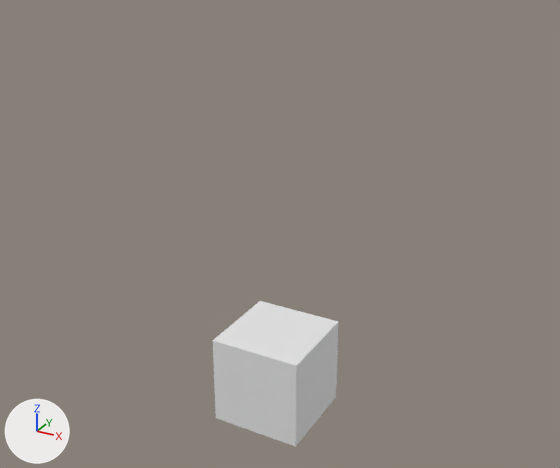
Before and after pictures for a commit that changed the FBX model FBX/box.FBX.
The view is the same before and after, from a camera (50 mm lens) standing at (3.59, -3.91, 5.41) and looking at (0.22, 2.21, 2.35). Arrows for +X, +Y and +Z are at lower left; the lights stay in place. Where no turn or scale is listed for an object, it has been applied to the vertices.
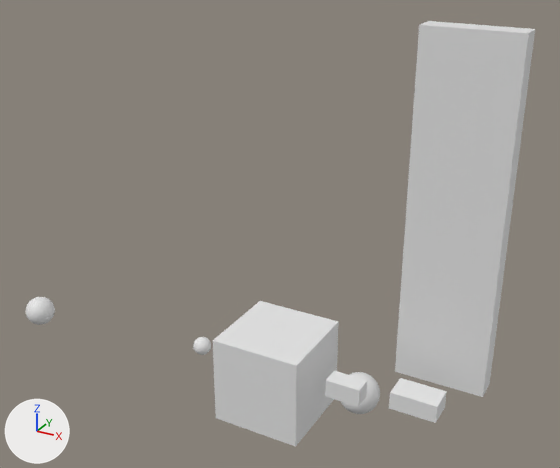
The newer file is also turned or shifted as a whole; pictures and numbers use the older file's frame.

The change, as JSON lines over the scene's bpy script:
```json
{"op": "add", "block": "me_mesh_002", "code": ["me_mesh_002 = bpy.data.meshes.new('Mesh.002')", "me_mesh_002.from_pydata(...)  # a UV sphere (32 segments, 16 rings, poles along y) spanning x -0.106..0.106, y -0.106..0.106, z -0.106..0.106"]}
{"op": "add", "block": "me_mesh_006", "code": ["me_mesh_006 = bpy.data.meshes.new('Mesh.006')", "me_mesh_006.from_pydata(...)  # a box spanning x -0.44..0.44, y -0.12..0.12, z 0.0..3.37"]}
{"op": "add", "block": "me_mesh_005", "code": ["me_mesh_005 = bpy.data.meshes.new('Mesh.005')", "me_mesh_005.from_pydata(...)  # a box spanning x -0.225..0.225, y -0.134..0.134, z 0.0..0.176"]}
{"op": "add", "block": "me_mesh_001", "code": ["me_mesh_001 = bpy.data.meshes.new('Mesh.001')", "me_mesh_001.from_pydata(...)  # a UV sphere (32 segments, 16 rings, poles along y) spanning x -0.22..0.22, y -0.22..0.22, z -0.22..0.22"]}
{"op": "add", "block": "me_mesh_003", "code": ["me_mesh_003 = bpy.data.meshes.new('Mesh.003')", "me_mesh_003.from_pydata(...)  # a UV sphere (32 segments, 16 rings, poles along y) spanning x -0.148..0.148, y -0.148..0.148, z -0.148..0.148"]}
{"op": "add", "block": "me_mesh_004", "code": ["me_mesh_004 = bpy.data.meshes.new('Mesh.004')", "me_mesh_004.from_pydata(...)  # a box spanning x -0.171..0.171, y -0.092..0.092, z 0.0..0.183"]}
{"op": "add", "block": "ob_sphere002", "code": ["ob_sphere002 = bpy.data.objects.new('Sphere002', me_mesh_002)", "ob_sphere002.location = (-1.003, 2.533, 0.53)"]}
{"op": "add", "block": "ob_box004", "code": ["ob_box004 = bpy.data.objects.new('Box004', me_mesh_006)", "ob_box004.location = (1.879, 2.484, 1.051)"]}
{"op": "add", "block": "ob_box003", "code": ["ob_box003 = bpy.data.objects.new('Box003', me_mesh_005)", "ob_box003.location = (1.833, 1.904, 1.051)"]}
{"op": "add", "block": "ob_sphere001", "code": ["ob_sphere001 = bpy.data.objects.new('Sphere001', me_mesh_001)", "ob_sphere001.location = (1.003, 2.533, 0.545)"]}
{"op": "add", "block": "ob_sphere003", "code": ["ob_sphere003 = bpy.data.objects.new('Sphere003', me_mesh_003)", "ob_sphere003.location = (-2.113, 1.186, 1.363)"]}
{"op": "add", "block": "ob_box002", "code": ["ob_box002 = bpy.data.objects.new('Box002', me_mesh_004)", "ob_box002.location = (1.185, 1.748, 1.051)"]}
```

Location of each change, [x1, y1, x2, y2] in pixels of the pictures (560 x 468 px):
```json
{"object": "Box004", "change": "added", "after": [395, 21, 535, 397]}
{"object": "Box003", "change": "added", "after": [389, 378, 447, 423]}
{"object": "Box002", "change": "added", "after": [325, 371, 367, 407]}
{"object": "Sphere001", "change": "added", "after": [341, 372, 380, 414]}
{"object": "Sphere003", "change": "added", "after": [26, 297, 55, 325]}
{"object": "Sphere002", "change": "added", "after": [193, 337, 211, 355]}
```
